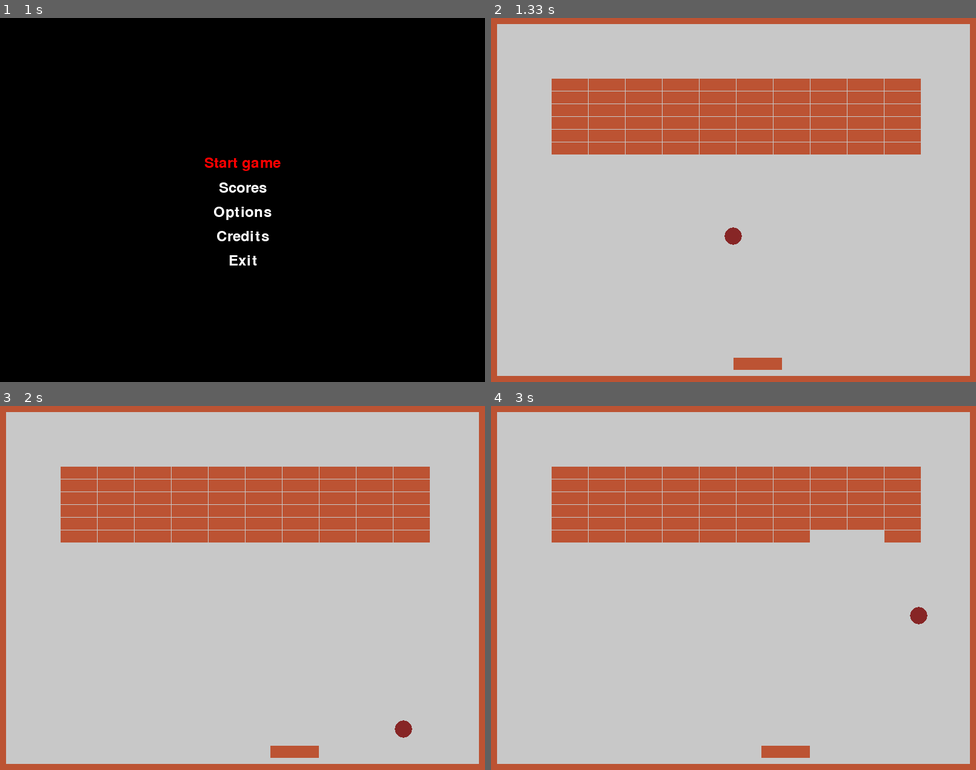
Above: before the commit, frames 1-4 (two rows, left to right).
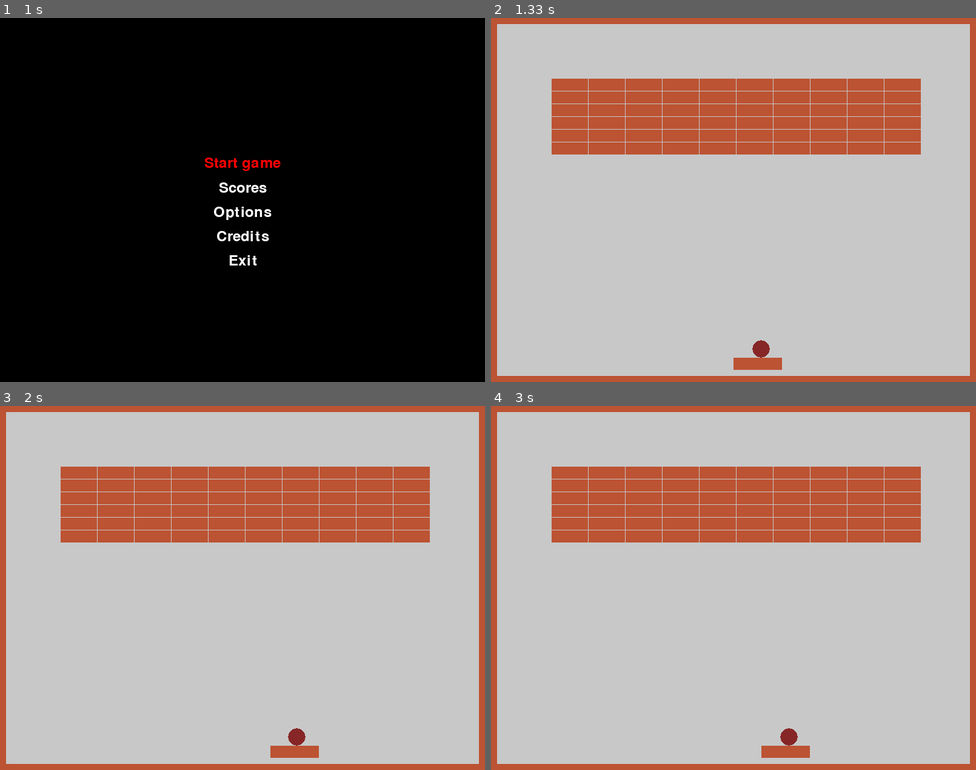
Above: after the commit, the same moments.

Repository: petros-ioannidis/arkanoid-pygame
Game: pygame game, started from src/arkanoid.py
Same seed, same stepped clock (60 frames per second), same inputs: the game is played once before the commit and once after it. The source is Python 2; it was converted automatically to run under Python 3.
Inputs:
- Up to frame 1 (1 s): hold Up 0.33-0.8 s; hold Down from 0.83 s (still down)
- Up to frame 2 (1.33 s): release Down at 1.13 s; tap Enter at 1.17 s
- Up to frame 3 (2 s): hold Right from 1.83 s (still down)
- Up to frame 4 (3 s): release Right at 2.47 s; hold Left 2.5-2.97 s

Frame 1 is identical in both runs. In frame 2, 0.3% of the frame differs, in the area x 48-58%, y 57-94%; in frame 3, 0.3%; in frame 4, 0.8%, in the area x 59-90%, y 34-94%.

Commit message:
Fixed starting position to be on top of the racket

Diff:
--- a/src/ball.py
+++ b/src/ball.py
@@ -7,26 +7,44 @@
 class Ball(pygame.sprite.Sprite):
     """Ball class"""
 
-    def __init__(self, *groups):
+    def __init__(self, position, *groups):
         """Constructor of the Ball class.
         Nothing fancy here it is just a regular sprite
         class
         """
         super(Ball, self).__init__(*groups)
         self.image = pygame.image.load(os.path.join(dir, '../sprites/ball.png'))
-        self.rect = pygame.rect.Rect((320,280), self.image.get_size())
+        self.dim = self.image.get_size()
+        self.rect = pygame.rect.Rect(position, self.image.get_size())
         #to add variable speed and rotation and angle
         self.top_speed = {'x': 400, 'y': 400}
         self.speed = {'x': 400, 'y': 400}
-        self.pos = {'x':320, 'y':280}
+        self.attached_to = {'sprite': None, 'side': None}
+
+    def attach(self, sprite, side):
+        """Attach the ball to an object
+
+        sprite -- the object
+        side -- which side ('up', 'down', 'left', 'right')
+        """
+        self.attached_to['sprite'] = sprite
+        self.attached_to['side'] = side
+        self.speed['x'] = 0
+        self.speed['y'] = 0
+        if self.attached_to['side'] == 'up':
+            self.rect.x = sprite.rect.x + self.dim[0]
+            self.rect.y = sprite.rect.y - self.dim[1]
 
     def update(self, dt, game):
+        if self.attached_to['sprite']:
+            if self.attached_to['side'] == 'up':
+                self.rect.x = self.attached_to['sprite'].rect.x + self.dim[0]
+                self.rect.y = self.attached_to['sprite'].rect.y - self.dim[1]
+            return
+
         last = self.rect.copy()
-        print self.pos
-        self.pos['x'] += self.speed['x']*dt
-        self.pos['y'] += self.speed['y']*dt
-        self.rect.x = self.pos['x']
-        self.rect.y = self.pos['y']
+        self.rect.x += self.speed['x']*dt
+        self.rect.y += self.speed['y']*dt
 
         new = self.rect
         for wall in pygame.sprite.spritecollide(self, game.walls, False):
--- a/src/game.py
+++ b/src/game.py
@@ -29,9 +29,10 @@
         clock = pygame.time.Clock()
         sprites = pygame.sprite.Group()
         self.players = pygame.sprite.Group()
-        self.ball = Ball(sprites)
+        self.ball = Ball((300, 200), sprites)
         wall_size = (10,10)
         self.player = Racket((self.dimension['x']/2, self.dimension['y'] - wall_size[1]), self.players)
+        self.ball.attach(self.player, 'up')
         self.walls = pygame.sprite.Group()
         self.blocks = pygame.sprite.Group()
         hori_wall = (self.dimension['x'], wall_size[1])
@@ -58,7 +59,6 @@
             wall = _wall[2](_wall[0], _wall[1], self.walls)
 
         #random block position
-        block = Block((100,100),self.blocks)
         for dimx in range(10):
             for dimy in range(6):
                 block = Block((100 + dimx*61,100 + dimy*21),self.blocks)
--- a/src/racket.py
+++ b/src/racket.py
@@ -19,12 +19,11 @@
         #need to change the way the positions are calculated
         #it should be more generic
         self.image = pygame.transform.scale(self.image,(80,20))
-        self.position = (int(position[0]), position[1] - self.image.get_size()[1]- 10)
-        self.rect = pygame.rect.Rect(self.position, self.image.get_size())
+        position = (int(position[0]), position[1] - self.image.get_size()[1]- 10)
+        self.rect = pygame.rect.Rect(position, self.image.get_size())
         self.dim = (80, 20)
         self.rotation = dict()
         self.max_angle = pi + pi/2
-        #how many pieces has the racket(accuracy for angles)
 
     def calculate_speed(self, collided_object):
         """Returns the angle that an object will have after colliding
